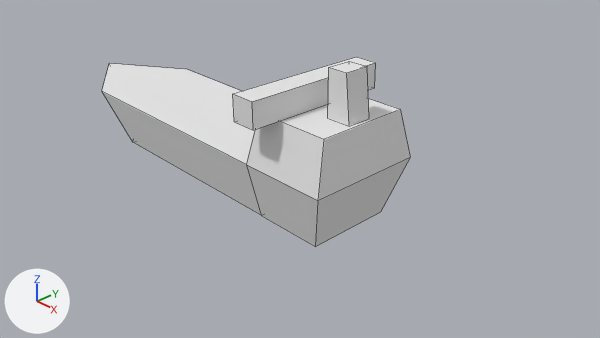
Renders of the Blender file models/ship.blend from each side of a commit.
Before and after are seen from the file's camera 'Camera'. Lighting does not change. The marker at lower left points along +X, +Y and +Z. Mesh edges are drawn as thin lines.
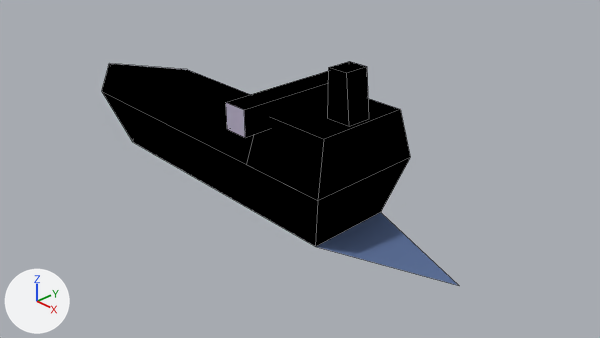
Commit message: added ship

Changed parts and their boxes (x1, y1, x2, y2) in the pictures (600 x 338 px):
'Cube', reshaped (16% wider, 18% taller): before (102, 57, 410, 247); after (102, 61, 459, 286)
part 1 of me_cube, rebuilt: before (233, 57, 376, 130); after (226, 71, 329, 138)
part 2 of me_cube, deleted: before (102, 92, 318, 247)
part 3 of me_cube, added (blue): after (316, 213, 459, 286)
part 4 of me_cube, recoloured (grey to black): (247, 61, 410, 246) in both

The edits, one by one:
Material 'Glass' (mat_glass) is new.
Its base color is (0.514, 0.463, 0.612) (light grey #beb5cd).
Material 'Hidden' (mat_hidden) is new.
Its base color is (1.0, 0.8, 0.667) (beige #ffe7d5).
Material 'Hull' (mat_hull) is new.
Its base color is (0.0, 0.0, 0.0) (black #000000).
Material 'Trail' (mat_trail) is new.
Its base color is (0.114, 0.169, 0.325) (blue #5f729a).
me_cube is used by ob_cube; location (0.0, 0.0, 0.0).
me_cube had 34 vertices, 28 faces and spanned x -5.53..2.0, y -1.27..1.27, z 0.0..2.56.
me_cube now has 36 vertices, 25 faces, 5 loose edges and spans x -5.53..3.7, y -1.27..1.27, z 0.0..2.56.
me_cube part 1: the loose piece of 8 vertices spanning x 0.57..0.98, y -1.27..1.27, z 1.8..2.22 is rebuilt with 10 vertices and now spans x 0.39..0.81, y -1.27..1.27, z 1.63..2.15.
me_cube part 2: 2 vertices removed from x 0.46, y -0.73..0.73, z 0.0.
me_cube part 3: 1 vertex added at x 3.7, y 0.0, z 0.0.
me_cube part 4: 13 faces spanning x -5.53..2.0, y -1.0..1.0, z 0.0..2.56 switch from mat_material (white #e7e7e7) to mat_hull (black #000000).
me_cube now uses material mat_glass (light grey #beb5cd).
me_cube now uses material mat_hidden (beige #ffe7d5).
me_cube now uses material mat_trail (blue #5f729a).
